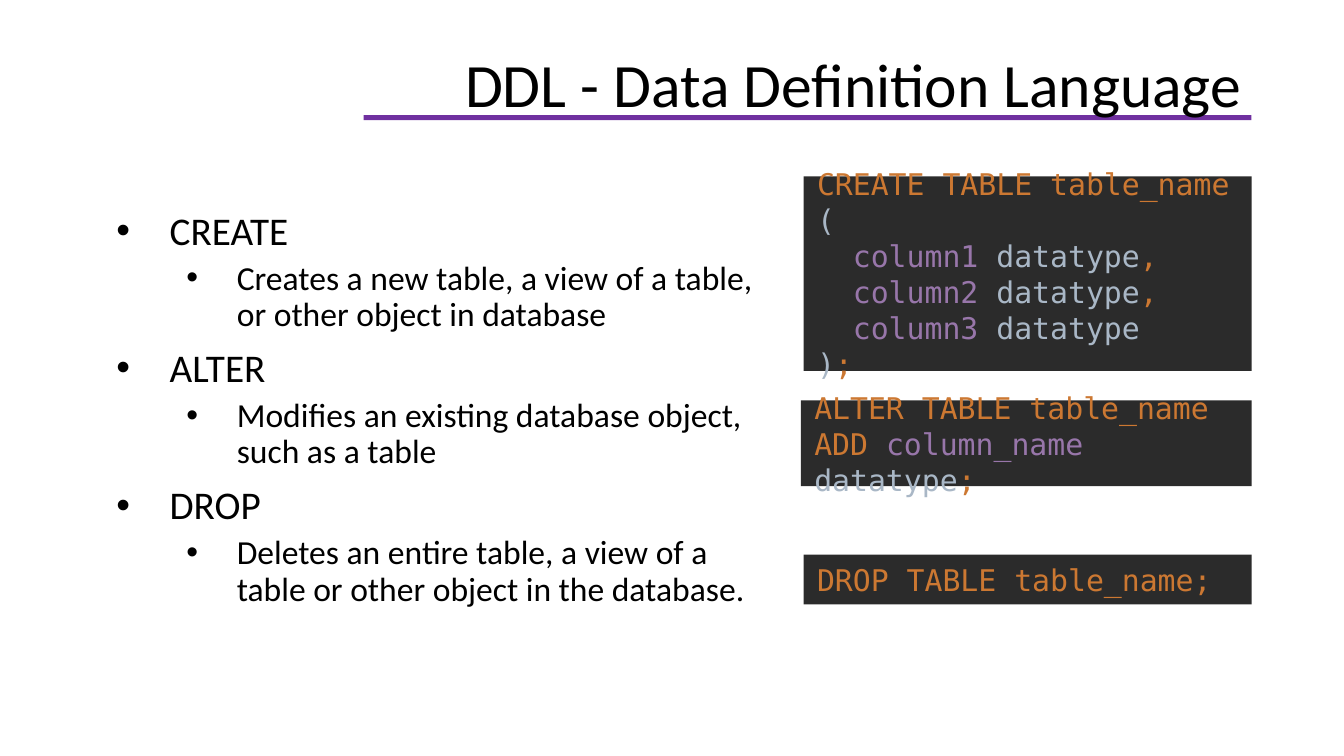
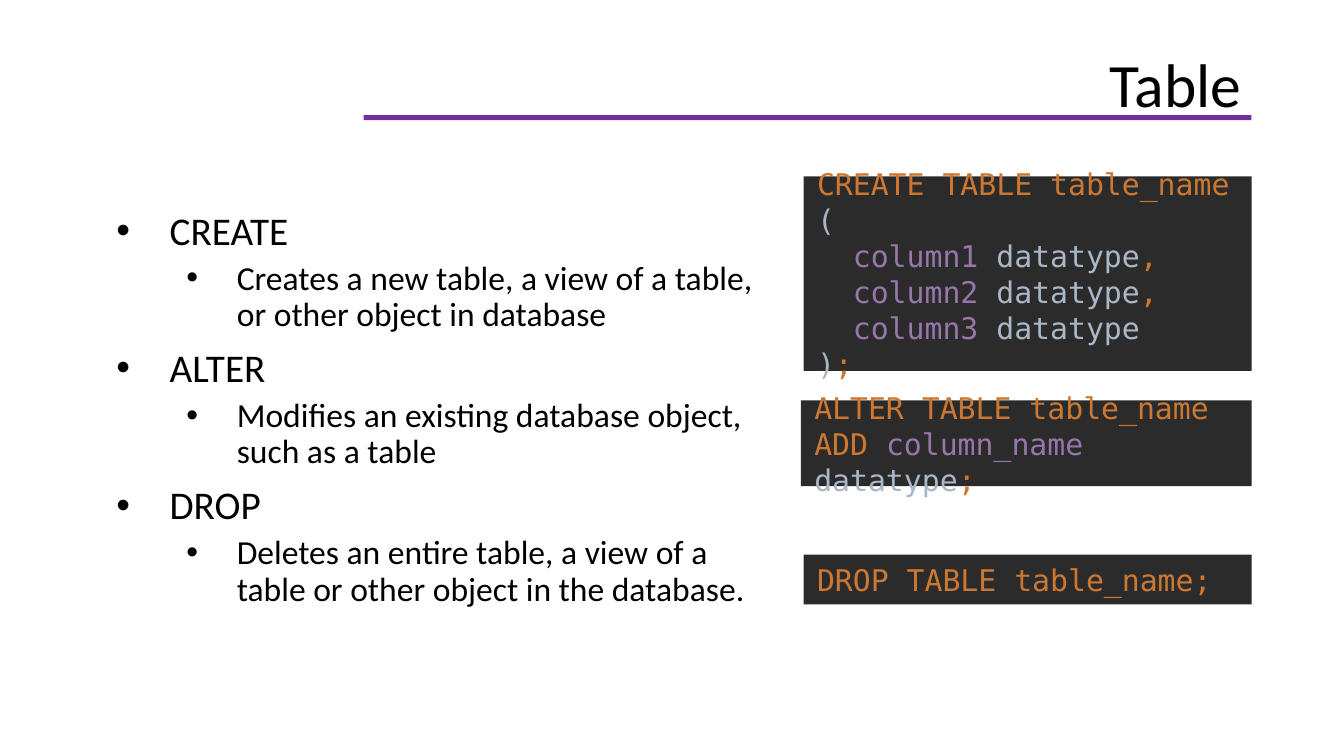
Before and after one commit to helenhash/database-training, a slide deck: slide 20 of database.pptx (slide 12 before the commit). Drawn at 1344x756 pixels with LibreOffice and Linux fonts; fonts in the diff are those of the drawing; background and template pictures are left out. Boxes give left, top, right and bottom in pixels: in the first picture for what was removed or moved away, otherwise in the second. Text is boxed around its words. In the diff, an @@ line names an element or a change of style, - is before the commit and + after.

```diff
--- a/database.pptx
+++ b/database.pptx
@@ title at (x1=1110, y1=64, x2=1242, y2=120): text changed @@
-DDL - Data Definition Language
+Table
```
Also in this commit, not shown: 6 other slides changed, 12 slides added, 9 other files.
